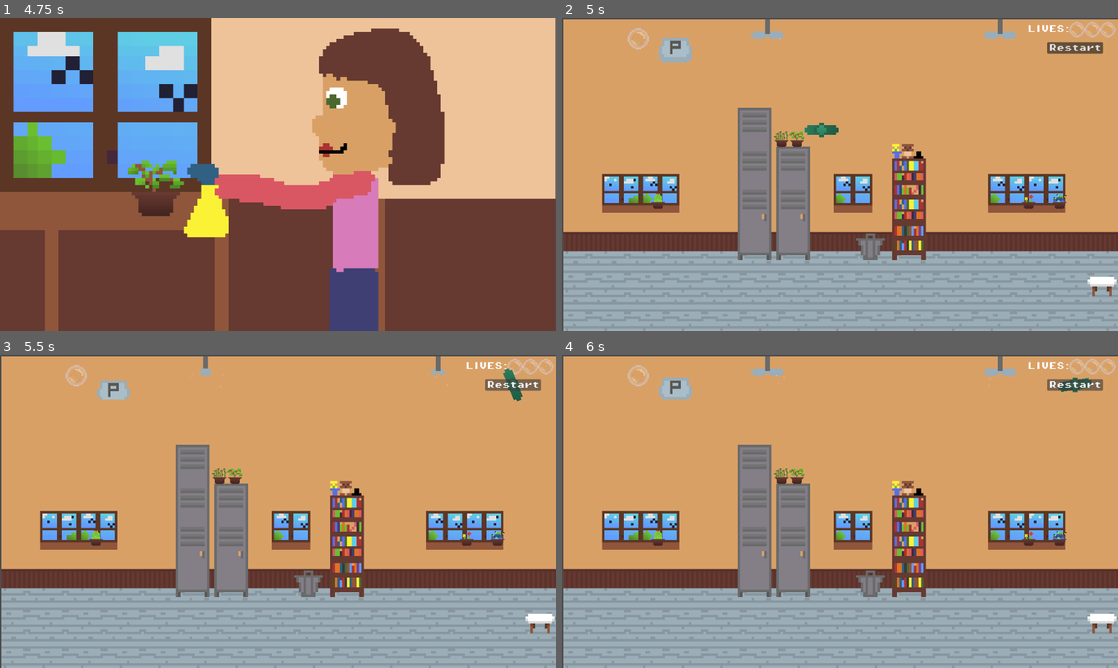
Above: before the commit, frames 1-4 (two rows, left to right).
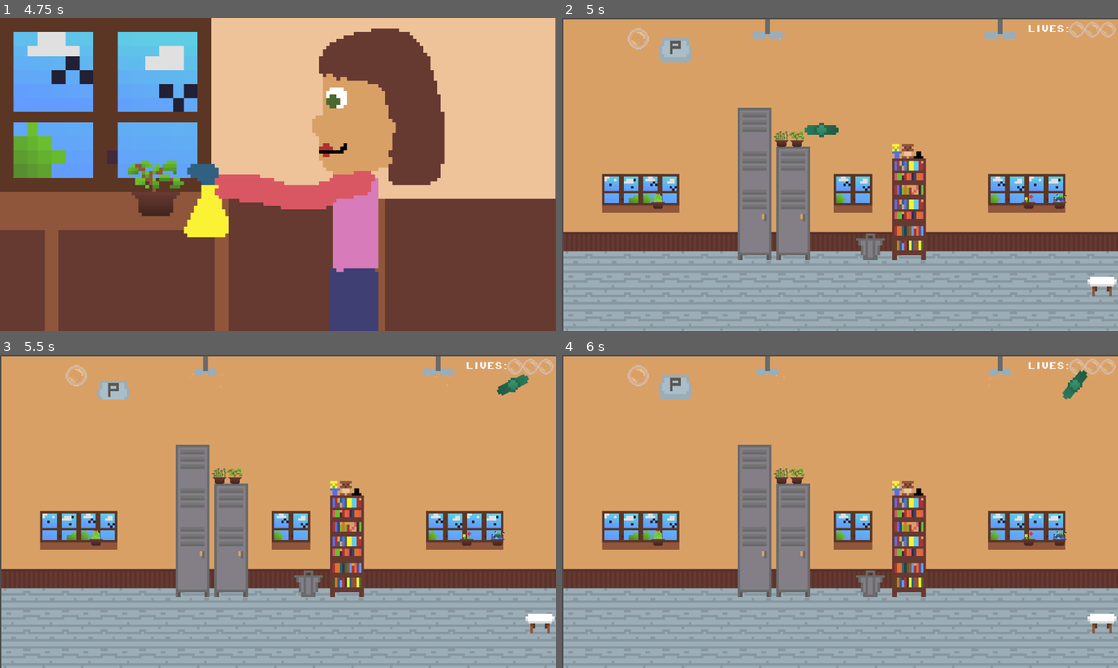
Above: after the commit, the same moments.

Repository: SukainaA/bubbleTheBully
Game: Godot game, scene res://scenes/mainmenu.tscn
Same seed, same stepped clock (60 frames per second), same inputs: the game is played once before the commit and once after it.
Inputs (mouse positions are in pixels of both pictures, inside the frame that each line leads up to):
- Up to frame 1 (4.75 s): click "Play" at 0.5 s; tap Enter at 1.25 s; move the mouse to (400, 158) at 1.27 s; tap P (pop_spawn_bubble) every 0.75 s from 1.35 to 4.35 s; move the mouse to (166, 190) at 2.02 s; move the mouse to (333, 105) at 2.77 s; move the mouse to (250, 237) at 3.52 s; move the mouse to (444, 221) at 4.27 s
- Up to frame 2 (5 s): tap R (debug) at 4.9 s
- Up to frame 3 (5.5 s): click (511, 386) at 5 s, where only the run before the commit has a clickable "Restart"
- Up to frame 4 (6 s): click (1073, 386) at 5.75 s, where only the run before the commit has a clickable "Restart"

Frame 1 is identical in both runs. In frame 2, 0.4% of the frame differs, in the area x 87-98%, y 7-12%; in frame 3, 0.7%, in the area x 34-98%, y 4-15%; in frame 4, 0.7%.

Commit message:
game over screen

Diff:
--- a/scenes/level.tscn
+++ b/scenes/level.tscn
@@ -7,13 +7,13 @@
 [ext_resource type="PackedScene" uid="uid://deqdxwrad1e6k" path="res://scenes/street.tscn" id="4_i2wj4"]
 [ext_resource type="Script" path="res://classroom_area.gd" id="5_rlaju"]
 [ext_resource type="PackedScene" uid="uid://byphfn2np3o4c" path="res://scenes/sewer.tscn" id="6_6svhg"]
-[ext_resource type="Script" path="res://scripts/restart_button.gd" id="7_4c6cn"]
-[ext_resource type="FontFile" uid="uid://bq162f5a7nrf2" path="res://sprites/PixelOperator8-Bold.ttf" id="7_fwbkr"]
+[ext_resource type="FontFile" uid="uid://ctcue00wcq673" path="res://sprites/PixelOperator8-Bold.ttf" id="7_fwbkr"]
 [ext_resource type="Script" path="res://scripts/street_limit.gd" id="9_0wy3s"]
 [ext_resource type="Script" path="res://scripts/sewerlimit.gd" id="10_xjxul"]
 [ext_resource type="Script" path="res://scripts/sewerlimit_2.gd" id="12_4hror"]
 [ext_resource type="Script" path="res://scenes/playground_exit.gd" id="13_8c6px"]
-[ext_resource type="AudioStream" uid="uid://b3bt6du3ffg30" path="res://ggj25music.mp3" id="13_10p4v"]
+[ext_resource type="AudioStream" uid="uid://7sjiv4xxvwix" path="res://ggj25music.mp3" id="13_10p4v"]
+[ext_resource type="Script" path="res://scripts/game_over.gd" id="15_ir1no"]
 
 [sub_resource type="RectangleShape2D" id="RectangleShape2D_0f7vd"]
 size = Vector2(1134, 79)
@@ -84,18 +84,6 @@
 [node name="Camera2D5" type="Camera2D" parent="."]
 position = Vector2(5318, 338)
 
-[node name="CanvasLayer" type="CanvasLayer" parent="."]
-
-[node name="Button" type="Button" parent="CanvasLayer"]
-offset_left = 1005.0
-offset_top = 50.0
-offset_right = 1121.0
-offset_bottom = 74.0
-theme_override_colors/icon_hover_color = Color(0, 0, 0, 1)
-theme_override_fonts/font = ExtResource("7_fwbkr")
-text = "Restart"
-script = ExtResource("7_4c6cn")
-
 [node name="StreetLimit" type="Area2D" parent="." node_paths=PackedStringArray("camera1", "camera2")]
 position = Vector2(2328, 470)
 script = ExtResource("9_0wy3s")
@@ -138,9 +126,44 @@
 stream = ExtResource("13_10p4v")
 autoplay = true
 
+[node name="CanvasLayer2" type="CanvasLayer" parent="."]
+visible = false
+script = ExtResource("15_ir1no")
+
+[node name="ColorRect" type="ColorRect" parent="CanvasLayer2"]
+anchors_preset = 15
+anchor_right = 1.0
+anchor_bottom = 1.0
+grow_horizontal = 2
+grow_vertical = 2
+color = Color(0.109804, 0.109804, 0.109804, 0.654902)
+
+[node name="VBoxContainer" type="VBoxContainer" parent="CanvasLayer2"]
+anchors_preset = 8
+anchor_left = 0.5
+anchor_top = 0.5
+anchor_right = 0.5
+anchor_bottom = 0.5
+offset_left = -32.5
+offset_top = -29.0
+offset_right = 32.5
+offset_bottom = 29.0
+grow_horizontal = 2
+grow_vertical = 2
+
+[node name="Label" type="Label" parent="CanvasLayer2/VBoxContainer"]
+layout_mode = 2
+theme_override_fonts/font = ExtResource("7_fwbkr")
+text = "Game Over"
+
+[node name="Button" type="Button" parent="CanvasLayer2/VBoxContainer"]
+layout_mode = 2
+theme_override_fonts/font = ExtResource("7_fwbkr")
+text = "Restart"
+
 [connection signal="body_entered" from="classroom_limit" to="classroom_limit" method="_on_body_entered"]
-[connection signal="pressed" from="CanvasLayer/Button" to="CanvasLayer/Button" method="_on_pressed"]
 [connection signal="body_entered" from="StreetLimit" to="StreetLimit" method="_on_body_entered"]
 [connection signal="body_entered" from="sewerlimit" to="sewerlimit" method="_on_body_entered"]
 [connection signal="body_entered" from="sewerlimit2" to="sewerlimit2" method="_on_body_entered"]
 [connection signal="body_entered" from="playgroundExit" to="playgroundExit" method="_on_body_entered"]
+[connection signal="pressed" from="CanvasLayer2/VBoxContainer/Button" to="CanvasLayer2" method="_on_button_pressed"]
Not shown: 1 places in scenes/sewer.tscn that only renumber resources
Not shown: 1 places in scenes/street.tscn that only renumber resources
